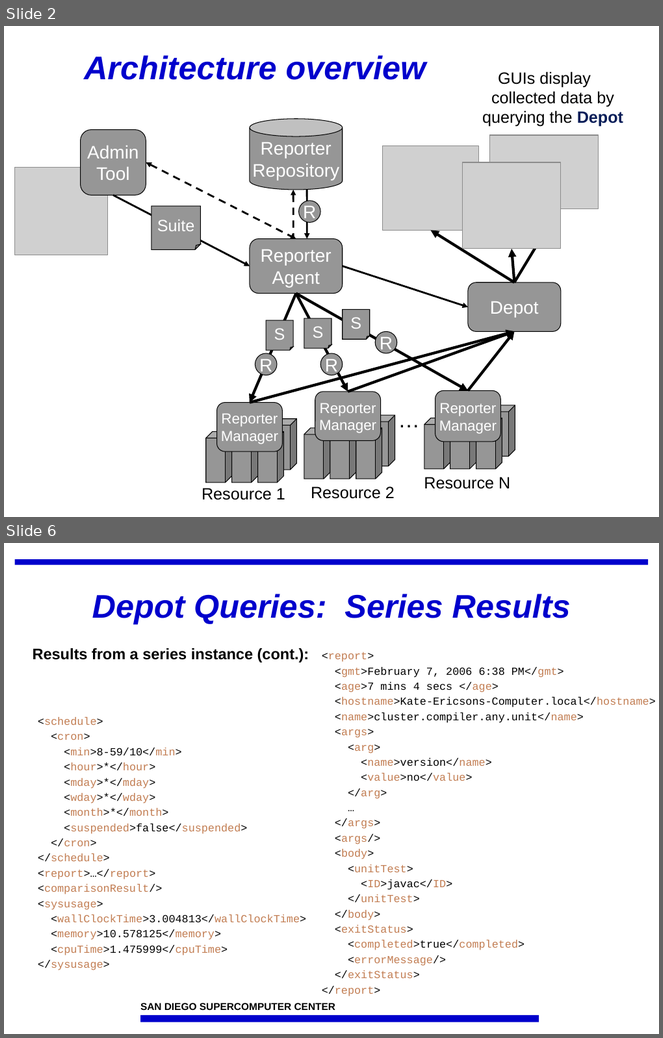
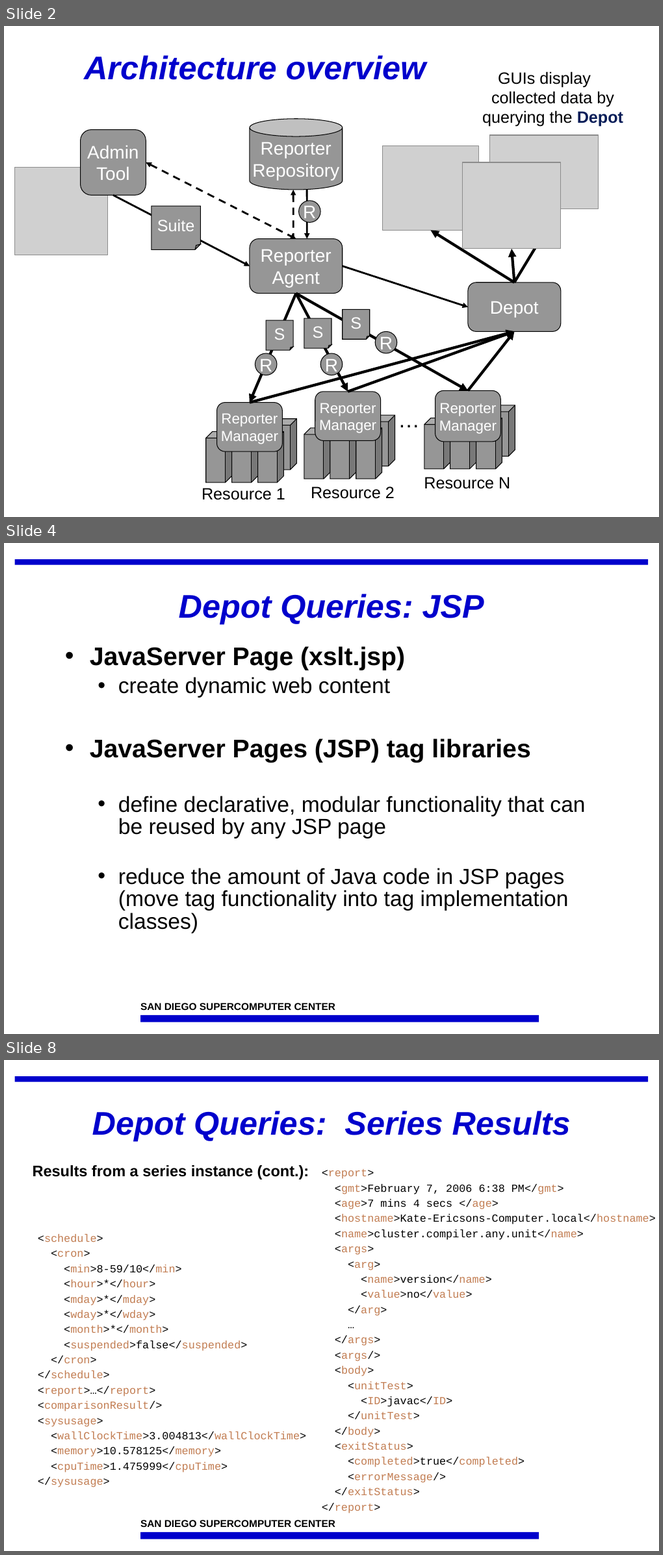
Before and after one commit to IncaProject/inca-xsede, a slide deck: talks/feb-06-workshop/dataConsumers.ppt. Shown one above the other, each under a label of ours: slides 2 and 6 before the commit, slides 2, 4 and 8 after it; the slides between them are not shown. The pictures are 663x1038 and 663x1555 pixels, drawn with LibreOffice and Linux fonts; fonts in the diff are those of the drawing; grey boxes stand for pictures; background and template pictures are left out. Boxes give left, top, right and bottom in pixels: in the first picture for what was removed or moved away, otherwise in the second. Text is boxed around its words. In the diff, an @@ line names an element or a change of style, - is before the commit and + after.

```diff
--- a/talks/feb-06-workshop/dataConsumers.ppt
+++ b/talks/feb-06-workshop/dataConsumers.ppt
@@ slide 4 added at [4, 543, 659, 1034], background #FFFFFF; not listed: 3 template elements that a slide beside it also shows @@
@@ title added at [179, 594, 484, 624], 36 pt, text #0000CC, bold, italic @@
+Depot Queries: JSP
@@ text added at [90, 646, 585, 934], 24 pt, text #000000 @@
+• JavaServer Page (xslt.jsp)
+  • create dynamic web content
+• JavaServer Pages (JSP) tag libraries
+  • define declarative, modular functionality that can be reused by any JSP page
+  • reduce the amount of Java code in JSP pages (move tag functionality into tag implementation classes)
@@ what was slide 6 is now slide 8 @@
```
Also in this commit, not shown: 4 slides changed, 1 other slide added.
